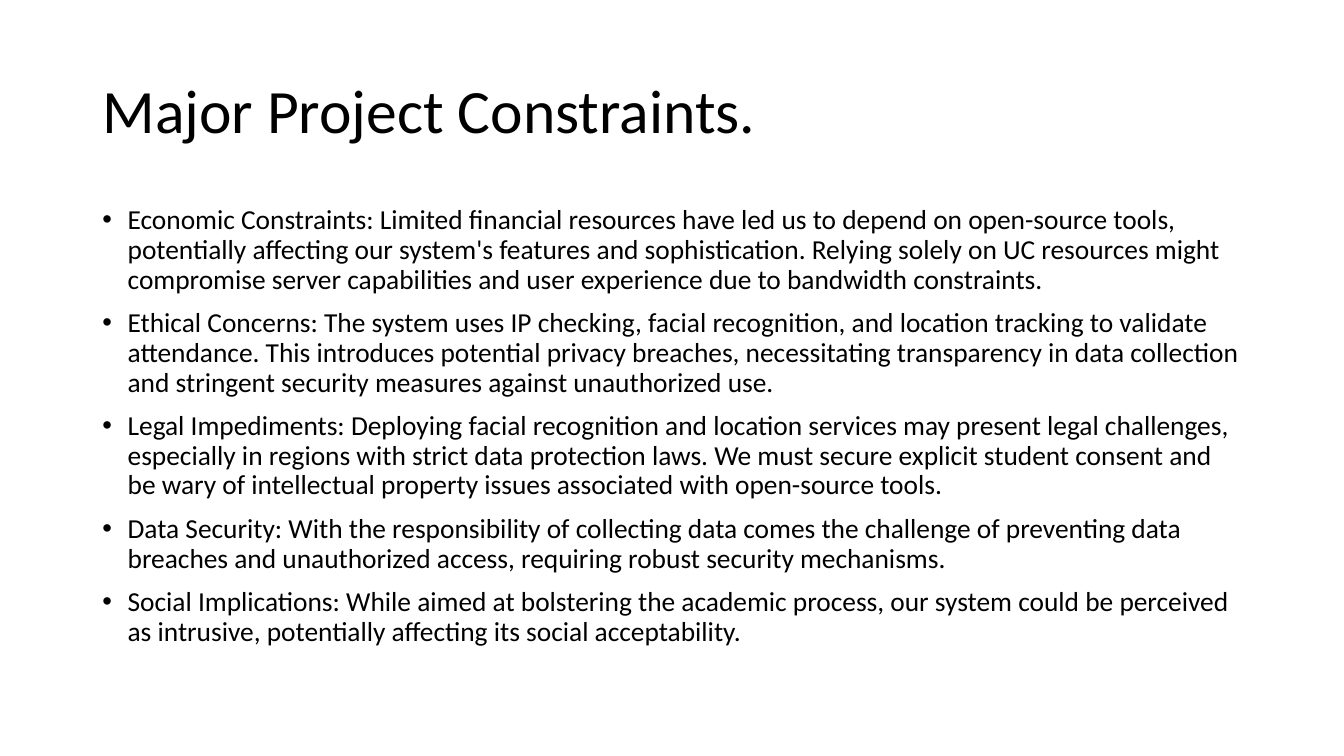
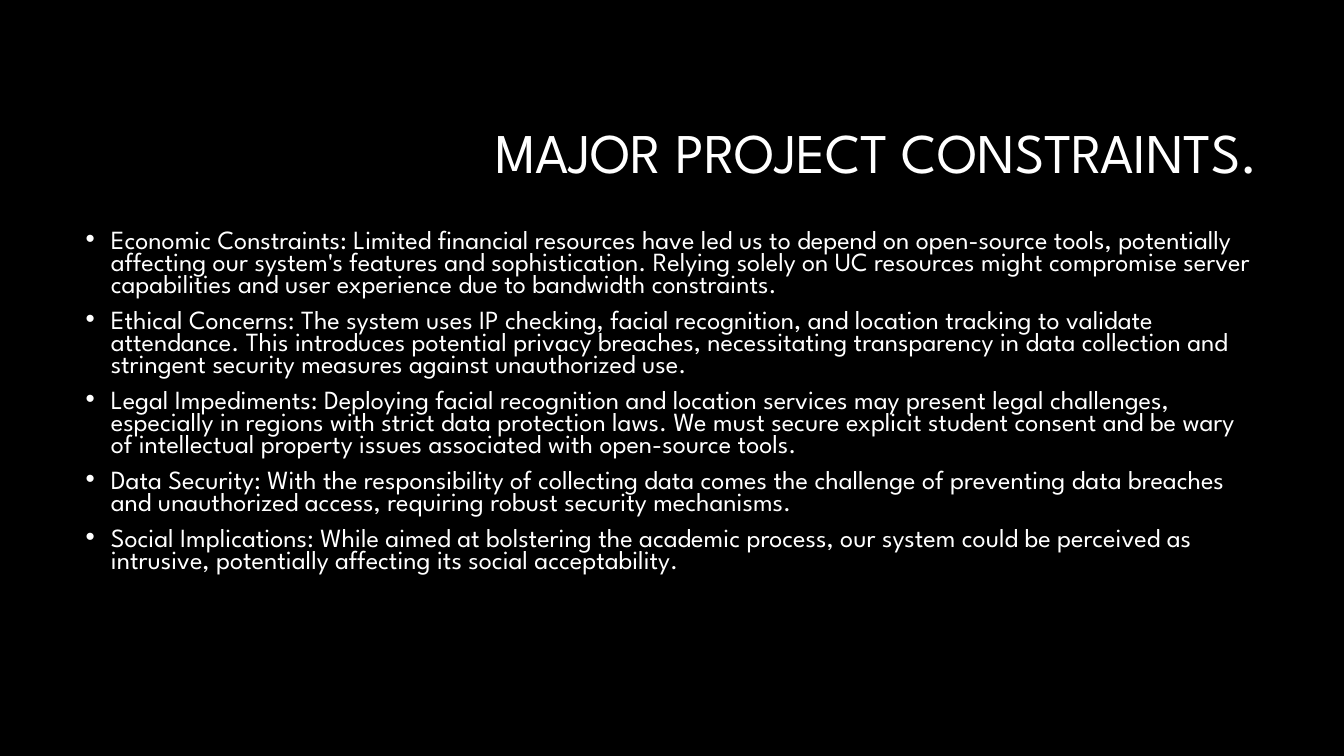
Before and after one commit to HaoranWang11/CS-Senior-DSGN-1, a slide deck: slide 6 of loglock.pptx. Drawn at 1344x756 pixels with LibreOffice and Linux fonts; fonts in the diff are those of the drawing; background and template pictures are left out. Boxes give left, top, right and bottom in pixels: in the first picture for what was removed or moved away, otherwise in the second. Text is boxed around its words. In the diff, an @@ line names an element or a change of style, - is before the commit and + after.

```diff
--- a/loglock.pptx
+++ b/loglock.pptx
@@ background #FFFFFF to #000000 @@
@@ title at [495, 135, 1258, 174]: text changed; size 44 to 40 pt; font Calibri to League Spartan; text colour #000000 to #FFFFFF @@
-Major Project Constraints.
+MAJOR PROJECT CONSTRAINTS.
@@ text "Economic Constraints: Limited financial resources ...": place and size @@
-text "Economic Constraints: Limited financial resources ..." at [128, 210, 1238, 646]
+text "Economic Constraints: Limited financial resources ..." at [111, 230, 1249, 575]
@@ text "Economic Constraints: Limited financial resources ..." at [111, 230, 1249, 575]: size 19.6 to 18.7 pt, font Calibri to League Spartan, text colour #000000 to #FFFFFF; line spacing 0.9 to 0.7 @@
```
Also in this commit, not shown: 8 other slides changed, 1 slide added, 1 slide removed.
